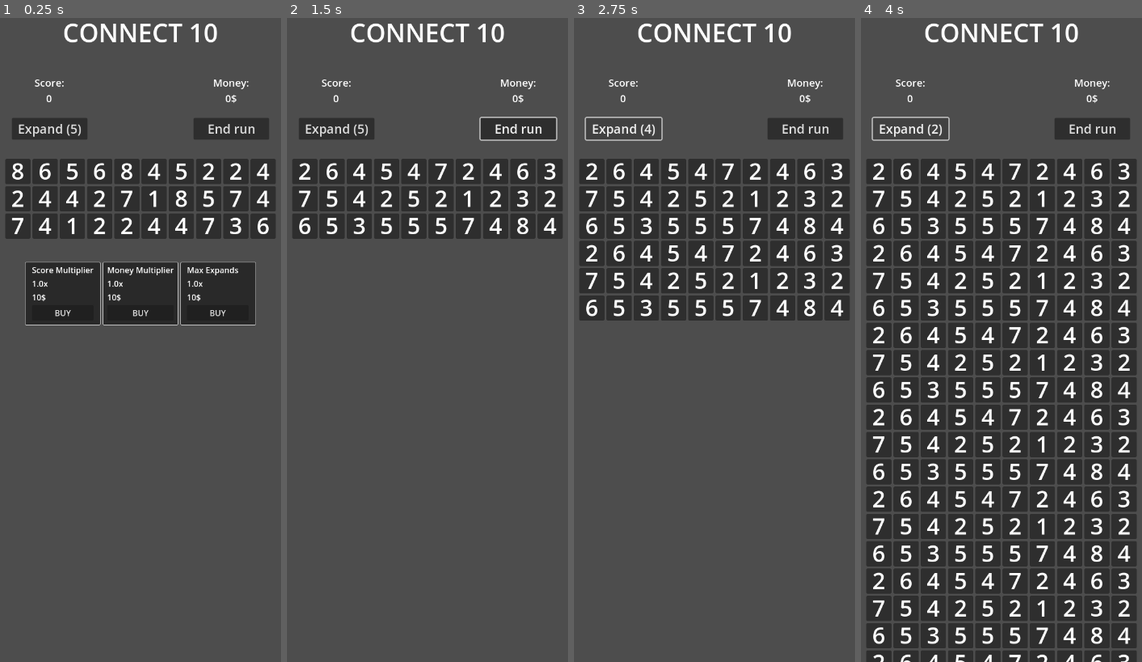
Above: before the commit, frames 1-4 (left to right).
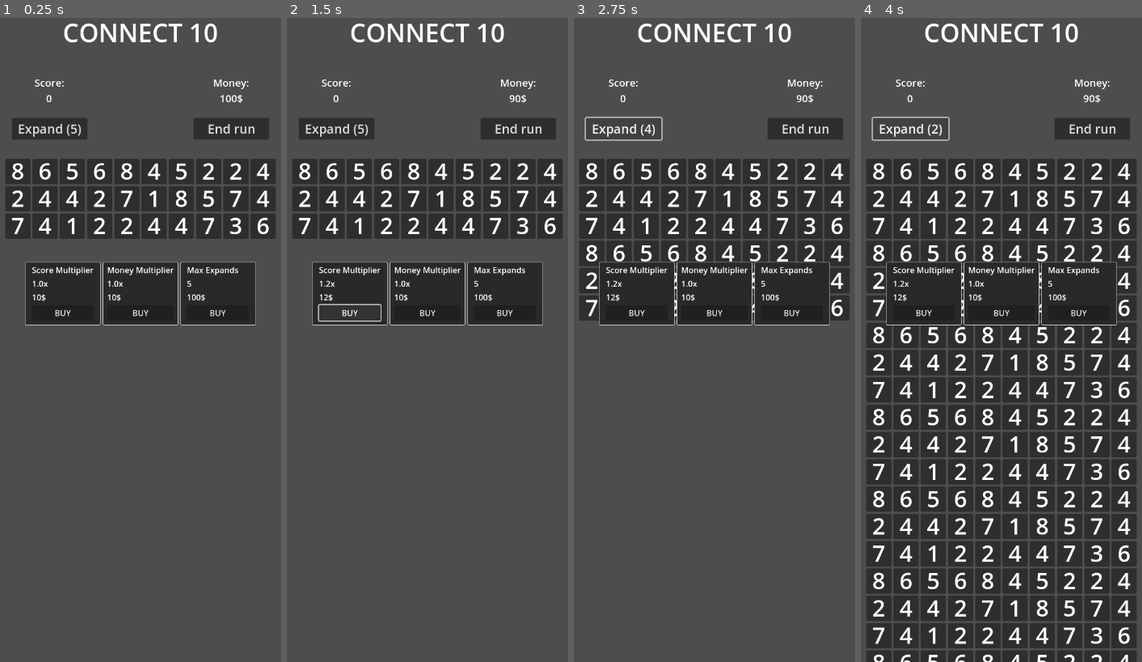
Above: after the commit, the same moments.

Repository: miquelLlorca/connect10
Game: Godot game, scene res://scenes/main.tscn
Same seed, same stepped clock (60 frames per second), same inputs: the game is played once before the commit and once after it.
Inputs (mouse positions are in pixels of both pictures, inside the frame that each line leads up to):
- Up to frame 1 (0.25 s): no input
- Up to frame 2 (1.5 s): click "End run" at 0.5 s; click (348, 314) at 1.25 s, where only the run after the commit has a clickable "BUY"
- Up to frame 3 (2.75 s): click "Expand (5)" at 2 s
- Up to frame 4 (4 s): click "Expand (4)" at 2.75 s; click "Expand (3)" at 3.5 s

The runs differ from the first frame. In frame 1, 0.1% of the frame differs, in the area x 66-87%, y 11-44%; in frame 2, 9.6%; in frame 3, 5.9%; in frame 4, 13%, in the area x 4-96%, y 11-100%.

Commit message:
Upgrade shop fully working

Diff:
--- a/scenes/shop.tscn
+++ b/scenes/shop.tscn
@@ -99,11 +99,11 @@
 
 [node name="Descr" type="Label" parent="HBoxContainer/Expands/VBoxContainer"]
 layout_mode = 2
-text = "1.0x"
+text = "5"
 
 [node name="Price" type="Label" parent="HBoxContainer/Expands/VBoxContainer"]
 layout_mode = 2
-text = "10$"
+text = "100$"
 
 [node name="Button" type="Button" parent="HBoxContainer/Expands/VBoxContainer"]
 layout_mode = 2
--- a/scripts/main.gd
+++ b/scripts/main.gd
@@ -1,10 +1,15 @@
 extends Control
 
-const MAX_EXPANDS = 5
+var MAX_EXPANDS = 5
 var expands_available = MAX_EXPANDS
 var score = 0
-var money_available = 0
+var money_available = 100
 var game_ongoing = false
+
+var score_multiplier = 1
+var money_multiplier = 1
+var shop_levels = {'score':1, 'money':1, 'expands':1}
+
 @onready var table = $Main_V/Table
 @onready var shop = $Main_V/Shop
 @onready var score_label = $GridContainer/CenterContainer/Score_Label
@@ -14,11 +19,17 @@
 
 
 func update_score(points):
-	score += points
+	if(points<0): # when resetting score mult does not apply
+		score += points
+	else:
+		score += points*score_multiplier
 	score_label.text = "Score:\n"+str(score)
 
 func update_money(money):
-	money_available += money
+	if(money<0): # when buying mult does not apply
+		money_available += money
+	else:
+		money_available += money*money_multiplier
 	money_label.text = "Money:\n"+str(money_available)+"$"
 
 func expand_table():
@@ -35,7 +46,7 @@
 
 func show_shop_and_missions():
 	var tween = create_tween()
-	tween.tween_property(shop, "position:y", shop.position.y - 1000, 0.5)  # Slide down
+	tween.tween_property(shop, "position:y", shop.position.y - 1000, 0.1)  # Slide down
 	tween.tween_property(shop, "modulate:a", 1.0, 0.25)
 
 func hide_shop_and_missions():
@@ -44,16 +55,18 @@
 	tween.tween_property(shop, "modulate:a", 0.0, 0.25)
 
 func end_run():
-	# updates data: money, stats...
-	update_money(score / 1000.0)
+	if(game_ongoing):
+		game_ongoing = false
+		# updates data: money, stats...
+		update_money(score / 1000.0)
 
-	# checks missions
+		# checks missions
 
-	reset_expands()
-	update_score(-score)
+		reset_expands()
+		update_score(-score)
 
-	table.end_run()
-	show_shop_and_missions()
+		table.end_run()
+		show_shop_and_missions()
 ##########################################################################################################################
 ##########################################################################################################################
 ##########################################################################################################################
--- a/scripts/shop.gd
+++ b/scripts/shop.gd
@@ -1,9 +1,91 @@
 extends Control
 
+var main
+var original_colour
+@onready var score_button = $HBoxContainer/Score/VBoxContainer/Button
+@onready var money_button = $HBoxContainer/Money/VBoxContainer/Button
+@onready var max_expand_button = $HBoxContainer/Expands/VBoxContainer/Button
 
-# Called when the node enters the scene tree for the first time.
+const BASE_PRICE = 10
+const BASE_MULTIPLIER = 1
+const MAX_EXPAND_LEVEL = 10
+
+func get_price_from_level(level):
+	return floor(BASE_PRICE * pow(1.2, level-1))
+
+
+func get_multiplier_from_level(level):
+	return BASE_MULTIPLIER * (1 + level * 0.1)
+
+
+
+
+func upgrade_score_mult():
+	var level = main.shop_levels['score']
+	var price = get_price_from_level(level)
+	print('SCORE')
+	print(main.money_available)
+	print(level, " ", price)
+	if(main.money_available >= price):
+		main.shop_levels['score'] += 1;
+		main.update_money(-price);
+		main.score_multiplier = get_multiplier_from_level(main.shop_levels['score']);
+		$HBoxContainer/Score/VBoxContainer/Descr.text = str(round(main.score_multiplier*100.0)/100.0)+"x"
+		$HBoxContainer/Score/VBoxContainer/Price.text = str(get_price_from_level(level+1))+"$"
+		# setCookieData('shopLevels', shopLevels);
+	else:
+		print('Not enough money');
+		var tween = create_tween()
+		tween.tween_property($HBoxContainer/Score, "modulate", Color(1,0,0), 0.25)
+		tween.tween_property($HBoxContainer/Score, "modulate", original_colour, 0.25)
+
+func upgrade_money_mult():
+	var level = main.shop_levels['money']
+	var price = get_price_from_level(level);
+	print('MONEY')
+	print(main.money_available)
+	print(level, " ", price)
+	if(main.money_available >= price):
+		main.shop_levels['money'] += 1;
+		main.update_money(-price);
+		main.money_multiplier = get_multiplier_from_level(main.shop_levels['money']);
+		$HBoxContainer/Money/VBoxContainer/Descr.text = str(round(main.money_multiplier*100.0)/100.0)+"x"
+		$HBoxContainer/Money/VBoxContainer/Price.text = str(get_price_from_level(level+1))+"$"
+		# setCookieData('shopLevels', shopLevels);
+	else:
+		print('Not enough money');
+		var tween = create_tween()
+		tween.tween_property($HBoxContainer/Money, "modulate", Color(1,0,0), 0.25)
+		tween.tween_property($HBoxContainer/Money, "modulate", original_colour, 0.25)
+
+func upgrade_max_expands():
+	var level = main.shop_levels['expands']
+	var price = get_price_from_level(level)*10;
+	print(main.money_available, price)
+	if(main.money_available >= price and level<MAX_EXPAND_LEVEL):
+		main.shop_levels['expands'] += 1;
+		main.update_money(-price);
+		main.MAX_EXPANDS += 1
+		$HBoxContainer/Expands/VBoxContainer/Descr.text = str(main.MAX_EXPANDS)
+		$HBoxContainer/Expands/VBoxContainer/Price.text = str(get_price_from_level(level+1)*10)+"$"
+		main.reset_expands()
+		# setCookieData('shopLevels', shopLevels);
+	else:
+		print('Not enough money');
+		var tween = create_tween()
+		tween.tween_property($HBoxContainer/Expands, "modulate", Color(1,0,0), 0.25)
+		tween.tween_property($HBoxContainer/Expands, "modulate", original_colour, 0.25)
+
+##########################################################################################################################
+##########################################################################################################################
+##########################################################################################################################
+
 func _ready() -> void:
-	pass # Replace with function body.
+	original_colour = $HBoxContainer/Score.modulate
+	main = get_tree().root.get_node("Main")
+	score_button.connect("pressed", Callable(self, "upgrade_score_mult"))
+	money_button.connect("pressed", Callable(self, "upgrade_money_mult"))
+	max_expand_button.connect("pressed", Callable(self, "upgrade_max_expands"))
 
 
 # Called every frame. 'delta' is the elapsed time since the previous frame.
--- a/scripts/table_grid.gd
+++ b/scripts/table_grid.gd
@@ -112,7 +112,7 @@
 		main.reset_expands()
 		# expandsLeft = maxExpands;
 		# initTable();
-		get_parent().populate_table(3,10);
+		get_parent().get_parent().populate_table(3,10);
 
 ##########################################################################################################################
 ##########################################################################################################################
Not shown, changed: tasks.todo
